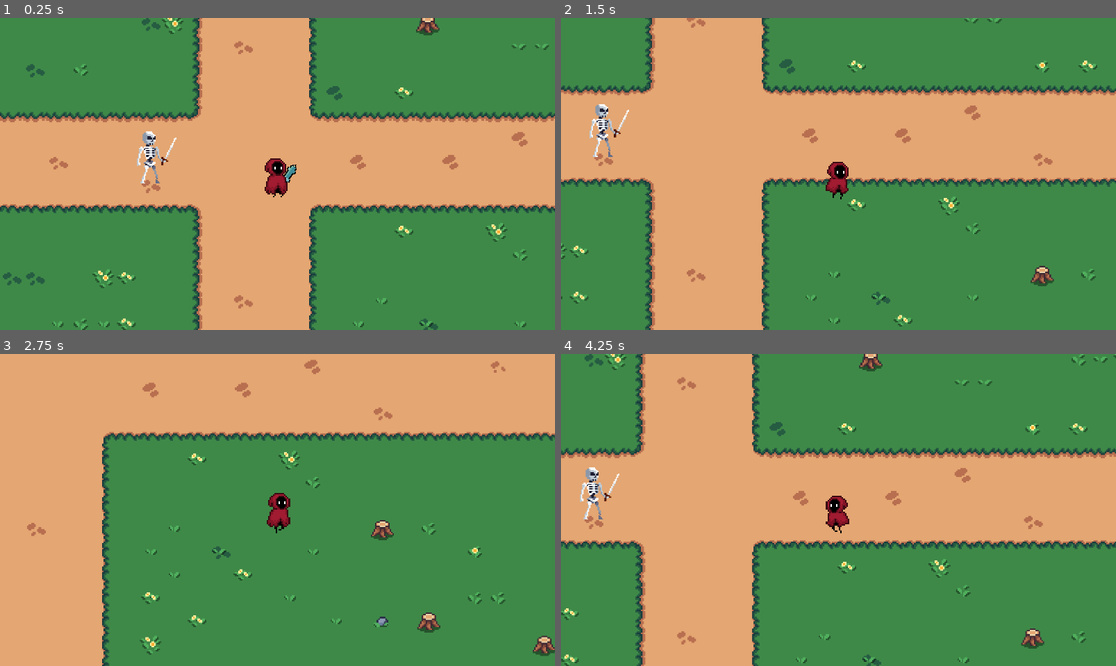
Above: before the commit, frames 1-4 (two rows, left to right).
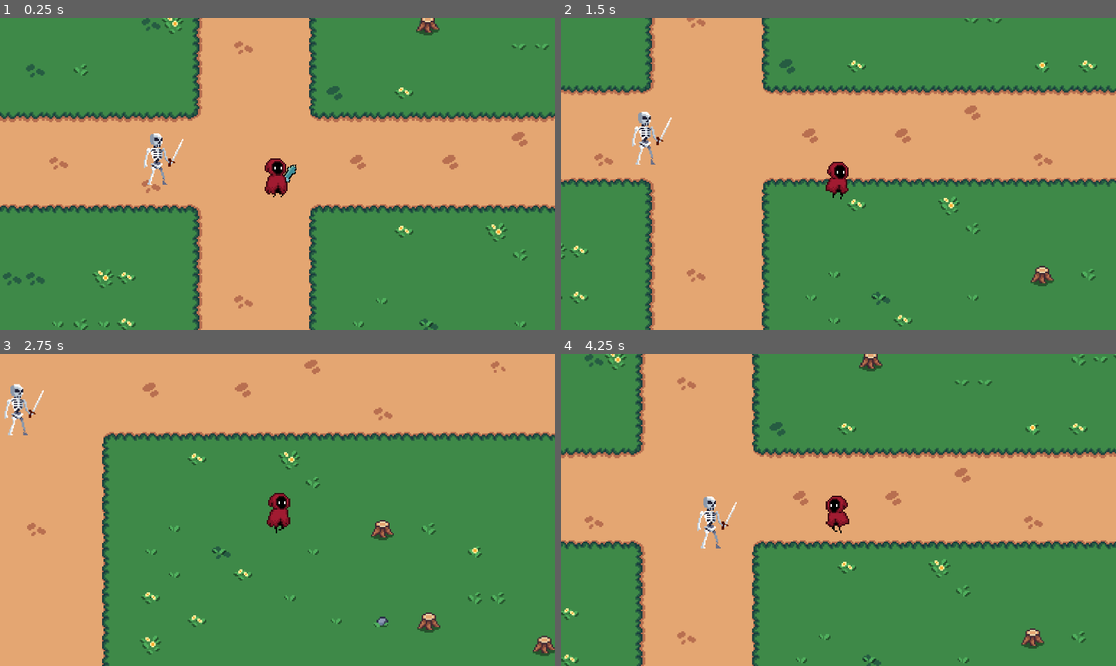
Above: after the commit, the same moments.

Repository: Jerga99/godot-2d-game-course
Game: Godot game, scene res://scenes/play_scene.tscn
Two runs of this game, one before a commit and one after it. Both use one fixed random seed, a clock stepped at 60 frames per second and the inputs below.
Inputs (mouse positions are in pixels of both pictures, inside the frame that each line leads up to):
- Up to frame 1 (0.25 s): no input
- Up to frame 2 (1.5 s): move the mouse to (960, 158) at 0.52 s; hold D (right) 0.53-1.28 s; tap 1 (ability_1) at 0.6 s; move the mouse to (727, 189) at 1.27 s; hold S (down) from 1.28 s (still down); tap 2 (ability_2) at 1.35 s
- Up to frame 3 (2.75 s): move the mouse to (333, 441) at 2.02 s; release S (down) at 2.03 s; hold D (right) from 2.03 s (still down); tap 3 (ability_3) at 2.1 s
- Up to frame 4 (4.25 s): move the mouse to (810, 572) at 2.77 s; release D (right) at 2.78 s; hold W (up) 2.78-3.53 s; tap 1 (ability_1) at 2.85 s; move the mouse to (1005, 556) at 3.52 s; hold A (left) from 3.53 s (still down); tap 2 (ability_2) at 3.6 s

The runs differ from the first frame. In frame 1, 0.6% of the frame differs, in the area x 24-34%, y 36-54%; in frame 2, 0.8%, in the area x 5-21%, y 27-47%; in frame 3, 0.4%; in frame 4, 0.7%.

Commit message:
Move to player loc

Diff:
--- a/scenes/skeleton.tscn
+++ b/scenes/skeleton.tscn
@@ -71,6 +71,7 @@
 z_index = 100
 scale = Vector2(0.8, 0.8)
 script = ExtResource("1_txkty")
+speed = 20.0
 
 [node name="AnimatedSprite2D" type="AnimatedSprite2D" parent="."]
 texture_filter = 1
--- a/scripts/entity/enemy.gd
+++ b/scripts/entity/enemy.gd
@@ -3,7 +3,14 @@
 
 var player: Player
 
+@export var speed: float = 10.0
+
 func _ready():
 	super._ready()
 	player =  get_tree().get_first_node_in_group("player")
-	print(player.name)
+
+
+func _process(delta: float):
+	if player != null:
+		var dir = (player.position - self.position).normalized()
+		self.position += dir * speed * delta
